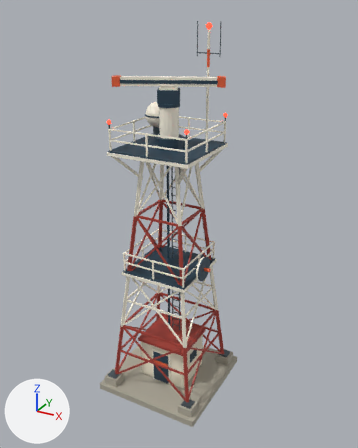
One commit to the Blender file art/coast_guard_radar_tower.blend: the scene before it, then after it.
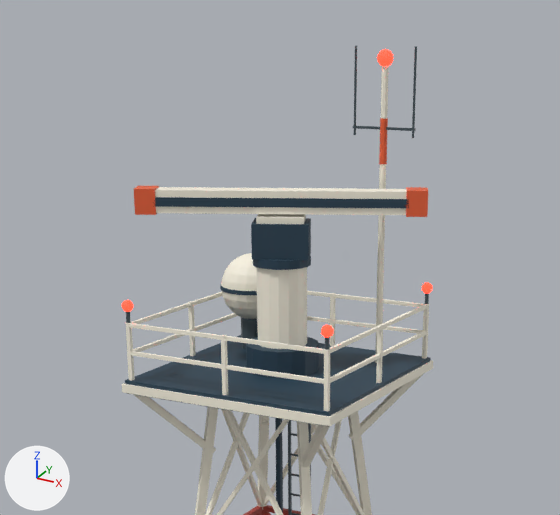
Each version appears first whole from a 50 mm camera at (10.63, -18.44, 18.18) aimed at (0.39, 0.18, 8.87), and next in a close-up on the part from 17% to 77% of the width and 1% to 45% of the height. Lighting does not change. The marker at lower left points along +X, +Y and +Z. The older version's two pictures come first.

The older version as bpy lines, for what is in view:
```python
ob_antenna_mast = bpy.data.objects.new('Antenna mast', me_cylinder_012)
ob_antenna_mast.location = (1.25, 1.15, 14.95)
ob_antenna_mast_band = bpy.data.objects.new('Antenna mast band', me_cylinder_013)
ob_antenna_mast_band.location = (1.25, 1.15, 16.2)
ob_radar_array_main = bpy.data.objects.new('Radar array main', me_cube_322)
ob_radar_array_main.parent = ob_radar_tower_scanner_pivot
ob_radar_array_main.location = (0.0, 0.0, 0.87)
ob_radar_rail_002 = bpy.data.objects.new('Radar rail.002', me_cube_149)
ob_radar_rail_002.location = (0.0, -1.82, 13.47)
ob_radar_tip_001 = bpy.data.objects.new('Radar tip.001', me_cube_325)
ob_radar_tip_001.parent = ob_radar_tower_scanner_pivot
ob_radar_tip_001.location = (2.18, 0.0, 0.87)
ob_top_beacon = bpy.data.objects.new('Top beacon', me_sphere_005)
ob_top_beacon.location = (1.25, 1.15, 17.45)
ob_vhf_crossbar = bpy.data.objects.new('VHF crossbar', me_cube_159)
ob_vhf_crossbar.location = (1.25, 1.15, 16.4)
ob_vhf_crossbar.rotation_euler = (1.571, 0.0, 1.571)  # degrees (90, 0, 90)
ob_vhf_whip = bpy.data.objects.new('VHF whip', me_cylinder_014)
ob_vhf_whip.location = (0.73, 1.15, 16.95)
ob_vhf_whip_001 = bpy.data.objects.new('VHF whip.001', me_cylinder_015)
ob_vhf_whip_001.location = (1.77, 1.15, 16.95)
# also in view: 'Radar gearbox' at (0.0, 0.0, 14.72); 'Tower leg 3.002' at (0.98, 0.98, 10.9); 'Weather radome' at (-1.18, 1.05, 13.65); 'Tower leg 3.003' at (-0.98, 0.98, 10.9); 'Tower leg 3' at (-0.98, -0.98, 10.9)
```
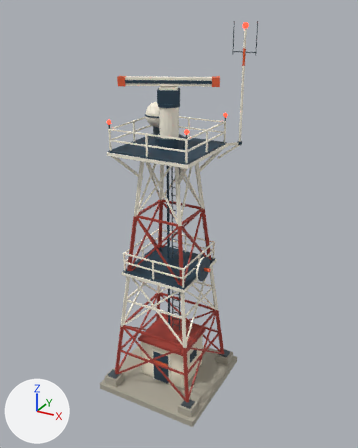
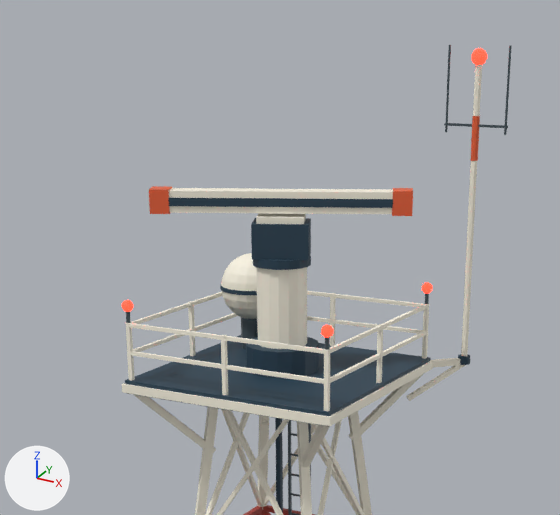
The change, as a list of edits to the scene's bpy script:
```text
Change me_cube_322:
    used by ob_radar_array_main; parent = ob_radar_tower_scanner_pivot; location = (0.0, 0.0, 0.87)
    remove me_cube_322.from_pydata(...)  # 8 vertices, 6 faces; spans x -2.2..2.2, y -0.19..0.19, z -0.18..0.18
    add me_cube_322.from_pydata(...)  # 8 vertices, 6 faces; spans x -1.95..1.95, y -0.18..0.18, z -0.17..0.17
    me_cube_322 part 1: the whole mesh is scaled about its middle by (0.886, 0.947, 0.944)
Add me_cube_160:
    me_cube_160.from_pydata(...)  # a box spanning x -0.04..0.04, y -0.04..0.04, z -0.59..0.59
    me_cube_160.materials.append(mat_white_enamel_trim)  # pale yellow #fff9e7
Add me_cube_159_1:
    me_cube_159_1.from_pydata(...)  # a box spanning x -0.055..0.055, y -0.055..0.055, z -0.445..0.445
    me_cube_159_1.materials.append(mat_white_enamel_trim)  # pale yellow #fff9e7
Add me_cylinder_012_1:
    me_cylinder_012_1.from_pydata(...)  # a 12-sided cylinder along z spanning x -0.11..0.11, y -0.11..0.11, z -0.07..0.07
    me_cylinder_012_1.materials.append(mat_marine_blue)  # dark blue #233f51
Change ob_vhf_crossbar:
    ob_vhf_crossbar.location: (1.25, 1.15, 16.4) -> (2.35, 2.35, 16.4)
Change ob_top_beacon:
    ob_top_beacon.location: (1.25, 1.15, 17.45) -> (2.35, 2.35, 17.45)
Change ob_antenna_mast_band:
    ob_antenna_mast_band.location: (1.25, 1.15, 16.2) -> (2.35, 2.35, 16.2)
Change ob_antenna_mast:
    ob_antenna_mast.location: (1.25, 1.15, 14.95) -> (2.35, 2.35, 14.95)
Change ob_vhf_whip:
    ob_vhf_whip.location: (0.73, 1.15, 16.95) -> (1.83, 2.35, 16.95)
Change ob_vhf_whip_001:
    ob_vhf_whip_001.location: (1.77, 1.15, 16.95) -> (2.87, 2.35, 16.95)
Change ob_radar_tip_001:
    ob_radar_tip_001.location: (2.18, 0.0, 0.87) -> (1.95, 0.0, 0.87)
Change ob_radar_tip:
    ob_radar_tip.location: (-2.18, 0.0, 0.87) -> (-1.95, 0.0, 0.87)
Add ob_antenna_brace:
    ob_antenna_brace = bpy.data.objects.new('Antenna brace', me_cube_160)
    ob_antenna_brace.location = (1.99, 1.99, 12.13)
    ob_antenna_brace.rotation_euler = (1.066, 0.0, 2.356)  # degrees (61, 0, 135)
Add ob_antenna_outrigger:
    ob_antenna_outrigger = bpy.data.objects.new('Antenna outrigger', me_cube_159_1)
    ob_antenna_outrigger.location = (2.04, 2.04, 12.45)
    ob_antenna_outrigger.rotation_euler = (1.571, 0.0, 2.356)  # degrees (90, 0, 135)
Add ob_antenna_mount:
    ob_antenna_mount = bpy.data.objects.new('Antenna mount', me_cylinder_012_1)
    ob_antenna_mount.location = (2.35, 2.35, 12.48)
```

Boxes (x1, y1, x2, y2) around the edits, measured in the close-ups (560 x 515 px):
'Radar array main', rescaled (11% narrower, 7% shorter)
    before: (155, 187, 407, 215)
    after: (169, 188, 393, 214)
'Antenna mast', moved
    before: (375, 66, 389, 363)
    after: (461, 65, 482, 356)
'Radar tip.001', moved
    before: (406, 187, 428, 217)
    after: (392, 188, 413, 216)
'Radar tip', moved
    before: (134, 186, 159, 215)
    after: (149, 186, 172, 214)
'Antenna mast band', moved
    before: (379, 118, 388, 164)
    after: (470, 116, 480, 161)
'Top beacon', moved
    before: (377, 49, 393, 66)
    after: (471, 48, 487, 65)
'VHF whip.001', moved
    before: (412, 46, 417, 138)
    after: (504, 46, 512, 135)
'VHF whip', moved
    before: (354, 46, 357, 135)
    after: (445, 45, 451, 132)
'Antenna brace', added
    after: (406, 365, 465, 401)
'VHF crossbar', moved
    before: (353, 126, 416, 131)
    after: (444, 123, 508, 128)
'Antenna outrigger', added (mostly hidden)
    after: (429, 358, 461, 368)
'Antenna mount', added
    after: (458, 354, 470, 365)
